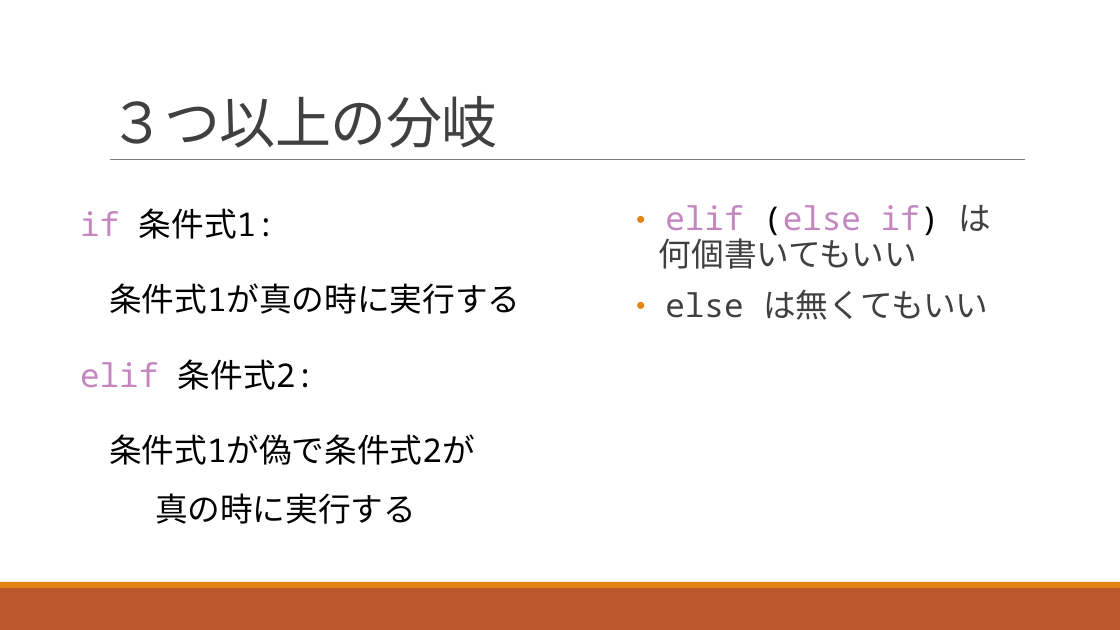
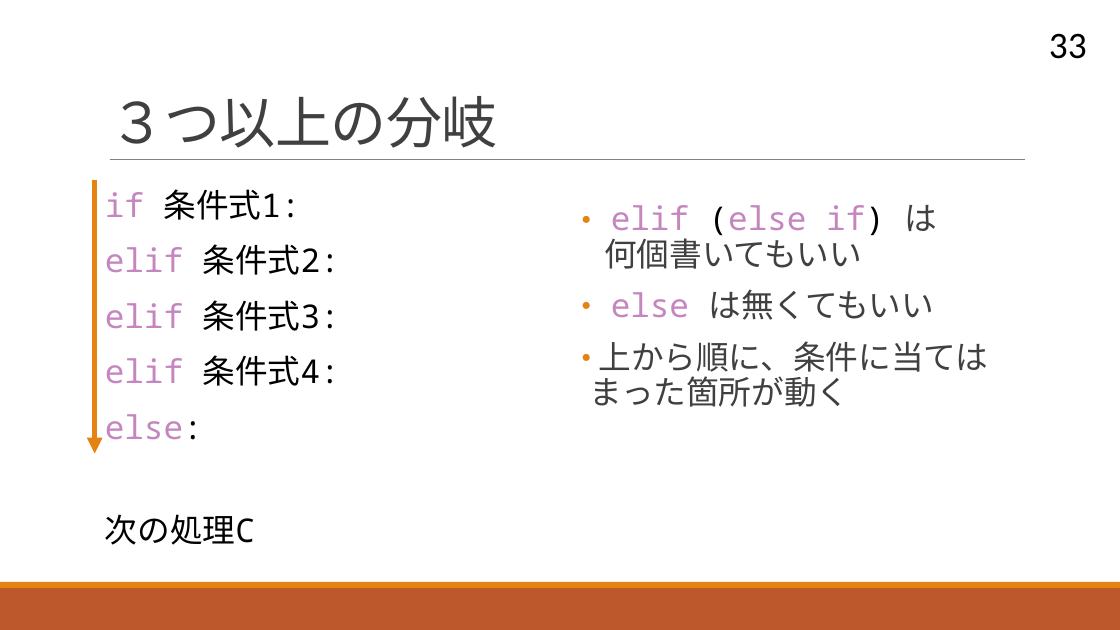
Before and after one commit to navy1634/Teach, a slide deck: slide 33 of 20230711/unit03.pptx (slide 32 before the commit). Drawn at 1120x630 pixels with LibreOffice and Linux fonts; fonts in the diff are those of the drawing. Boxes give left, top, right and bottom in pixels: in the first picture for what was removed or moved away, otherwise in the second. Text is boxed around its words. In the diff, an @@ line names an element or a change of style, - is before the commit and + after.

```diff
--- a/20230711/unit03.pptx
+++ b/20230711/unit03.pptx
@@ page number added at box(1049, 33, 1087, 59), 32 pt, text #000000 @@
+33
@@ arrow added from (95, 181) to (95, 454), #E48312 4.5 pt @@
@@ text "if 条件式1:": place and size @@
-text "if 条件式1:" at box(80, 208, 520, 524)
+text "if 条件式1:" at box(105, 189, 340, 545)
@@ text at box(105, 189, 340, 275): line spacing 1.5 to 1 @@
@@ text "elif (else if) は 何個書いてもいい": place and size @@
-text "elif (else if) は 何個書いてもいい" at box(659, 205, 992, 320)
+text "elif (else if) は 何個書いてもいい" at box(590, 205, 988, 407)
@@ text at box(109, 283, 520, 314): paragraph removed @@
-  条件式1が真の時に実行する
@@ text at box(611, 289, 934, 320): text colour #404040 to #C586C0 in "else" @@
@@ text at box(105, 300, 340, 545): text changed @@
-  条件式1が偽で条件式2が
-  真の時に実行する
+  elif 条件式3:
+  elif 条件式4:
+  else:
+  次の処理C
@@ text at box(590, 341, 988, 407): paragraph added @@
+● 上から順に、条件に当てはまった箇所が動く
```
Also in this commit, not shown: 50 other slides changed, 4 slides added, 1 other file.
